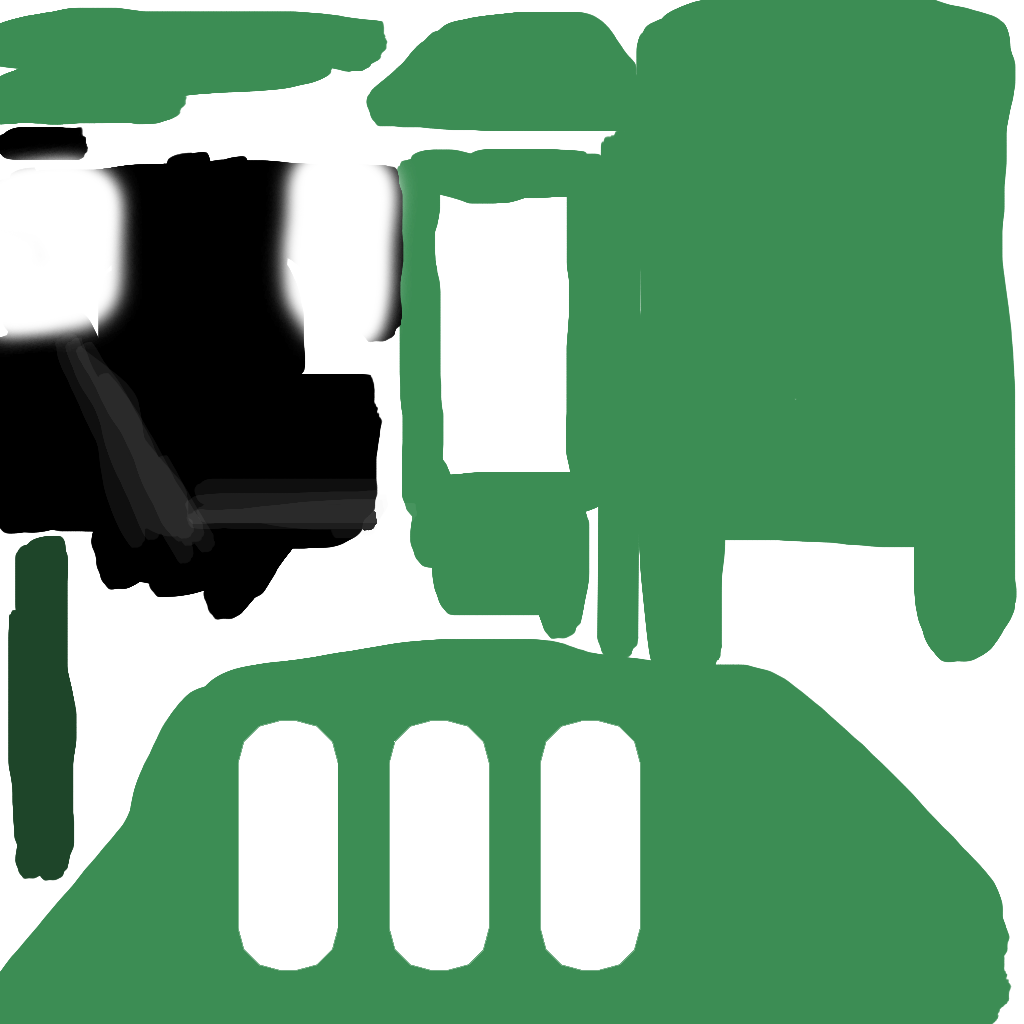
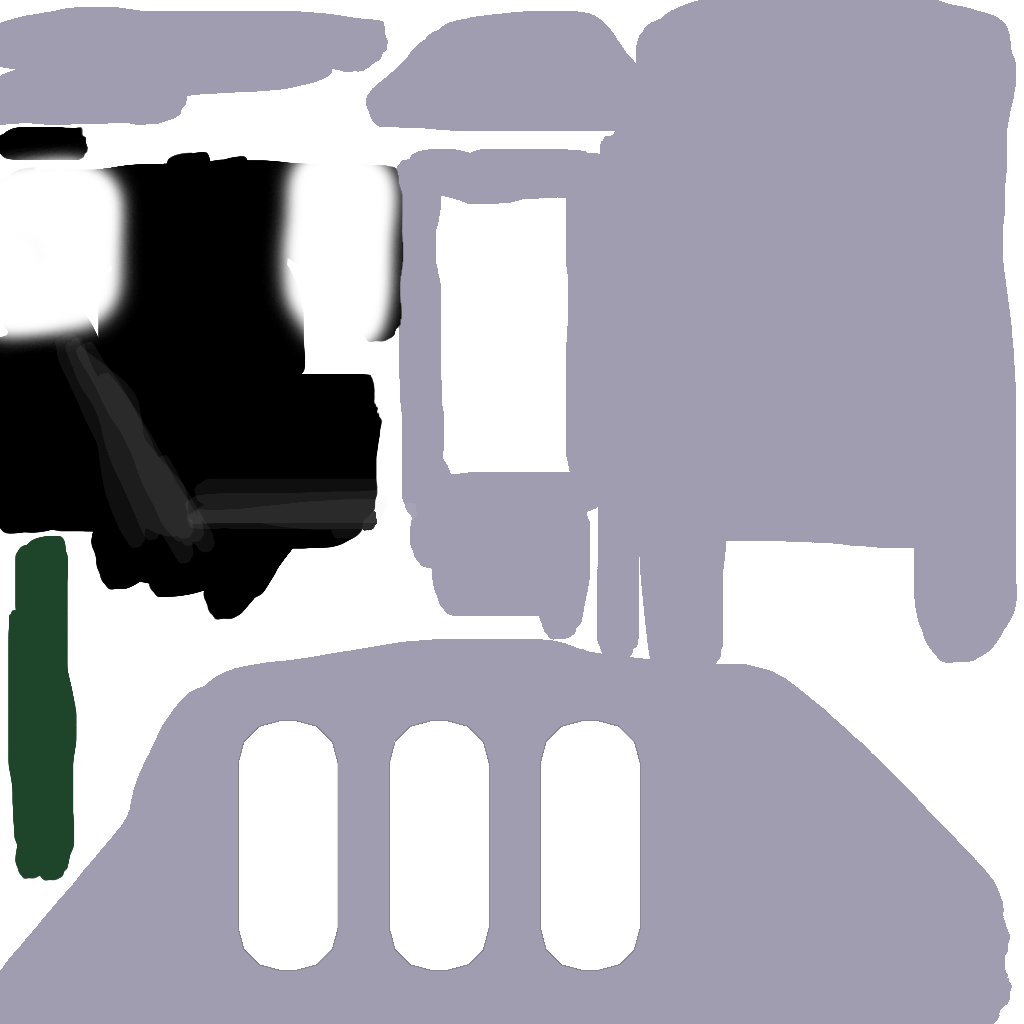
Revision of a layered 1024 x 1024 image; what changed, layer by layer:
painted on "colors" over (0, 0, 1017, 1024)